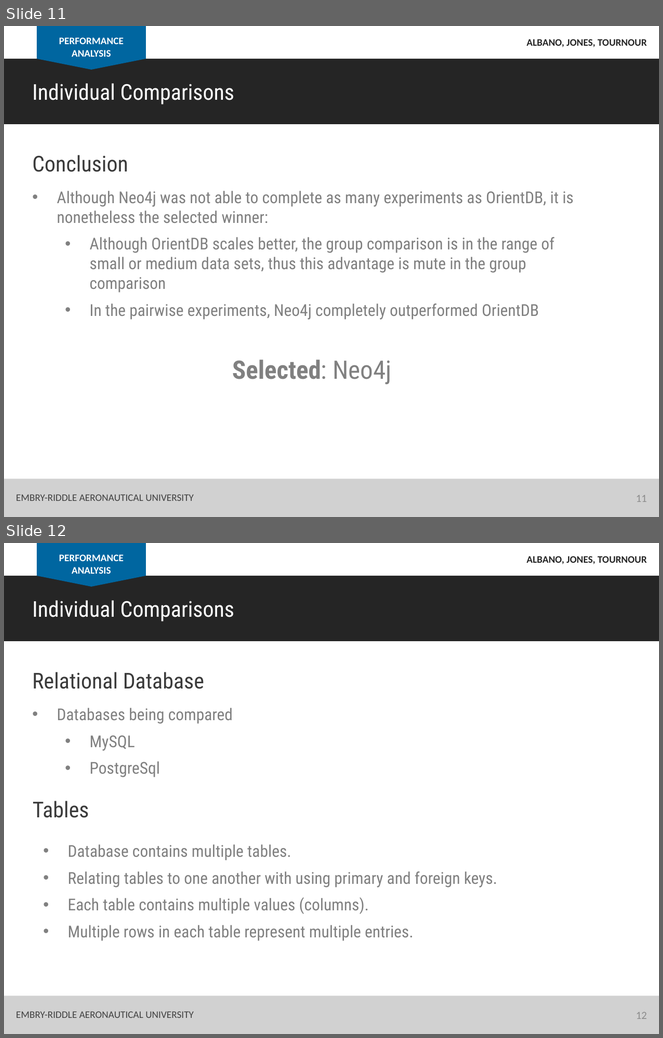
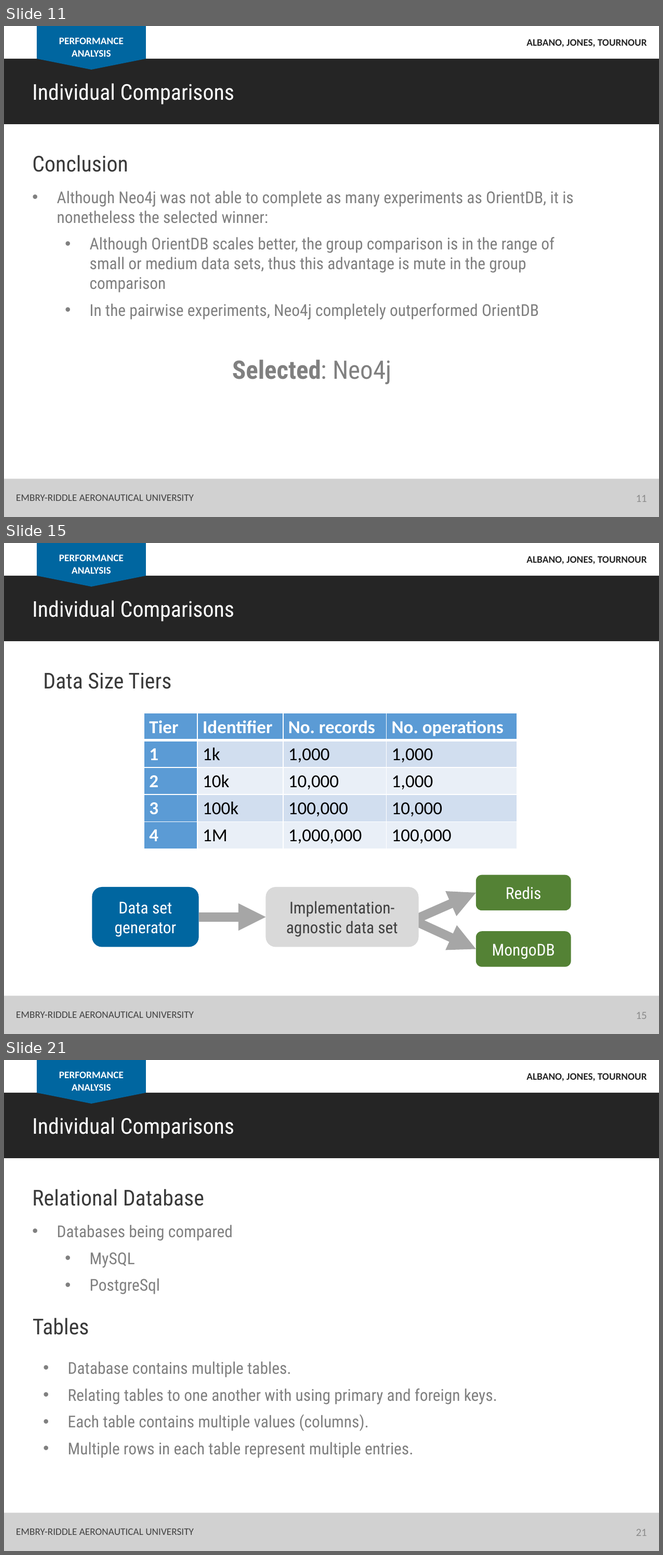
Before and after one commit to albanoj2/se655_final_project, a slide deck: docs/In_class_presentation.pptx. Shown one above the other, each under a label of ours: slides 11 and 12 before the commit, slides 11, 15 and 21 after it; the slides between them are not shown. The pictures are 663x1038 and 663x1555 pixels, drawn with LibreOffice and Linux fonts; fonts in the diff are those of the drawing. Boxes give left, top, right and bottom in pixels: in the first picture for what was removed or moved away, otherwise in the second. Text is boxed around its words. In the diff, an @@ line names an element or a change of style, - is before the commit and + after.

```diff
--- a/docs/In_class_presentation.pptx
+++ b/docs/In_class_presentation.pptx
@@ slide 15 added at (4,543,659,1034), background #FFFFFF @@
@@ rectangle added at (37,543,146,576), fill #0066A0 @@
@@ text added at (59,554,124,574), 11 pt, text #FFFFFF, bold @@
+PERFORMANCE ANALYSIS
@@ text added at (527,556,647,564), 11 pt, text #252525, bold @@
+ALBANO, JONES, TOURNOUR
@@ rectangle added at (4,576,659,641), fill #252525 @@
@@ triangle added at (37,576,146,587), fill #0066A0 @@
@@ text added at (32,600,234,622), 24 pt, text #FFFFFF @@
+Individual Comparisons
@@ text added at (43,672,171,689), 24 pt, text #3A3A3A @@
+Data Size Tiers
@@ table added at (144,714,518,849), 5 rows, 4 columns @@
+Tier | Identifier | No. records | No. operations
+1 | 1k | 1,000 | 1,000
+2 | 10k | 10,000 | 1,000
+3 | 100k | 100,000 | 10,000
+4 | 1M | 1,000,000 | 100,000
@@ group added at (92,875,571,967): 4 rounded rectangles, 3 arrows @@
+Redis
+Data set generator
+MongoDB
+Implementation-agnostic data set
@@ rectangle added at (4,996,659,1034), fill #D1D1D1 @@
@@ text added at (16,1012,194,1018), 11 pt, text #404040 @@
+EMBRY-RIDDLE AERONAUTICAL UNIVERSITY
@@ page number added at (636,1013,647,1019), 12 pt, text #8C8C8C @@
+15
@@ what was slide 12 is now slide 21 @@
@@ page number at (636,1530,647,1536): text changed @@
-12
+21
```
Also in this commit, not shown: 7 slides changed, 9 other slides added.
